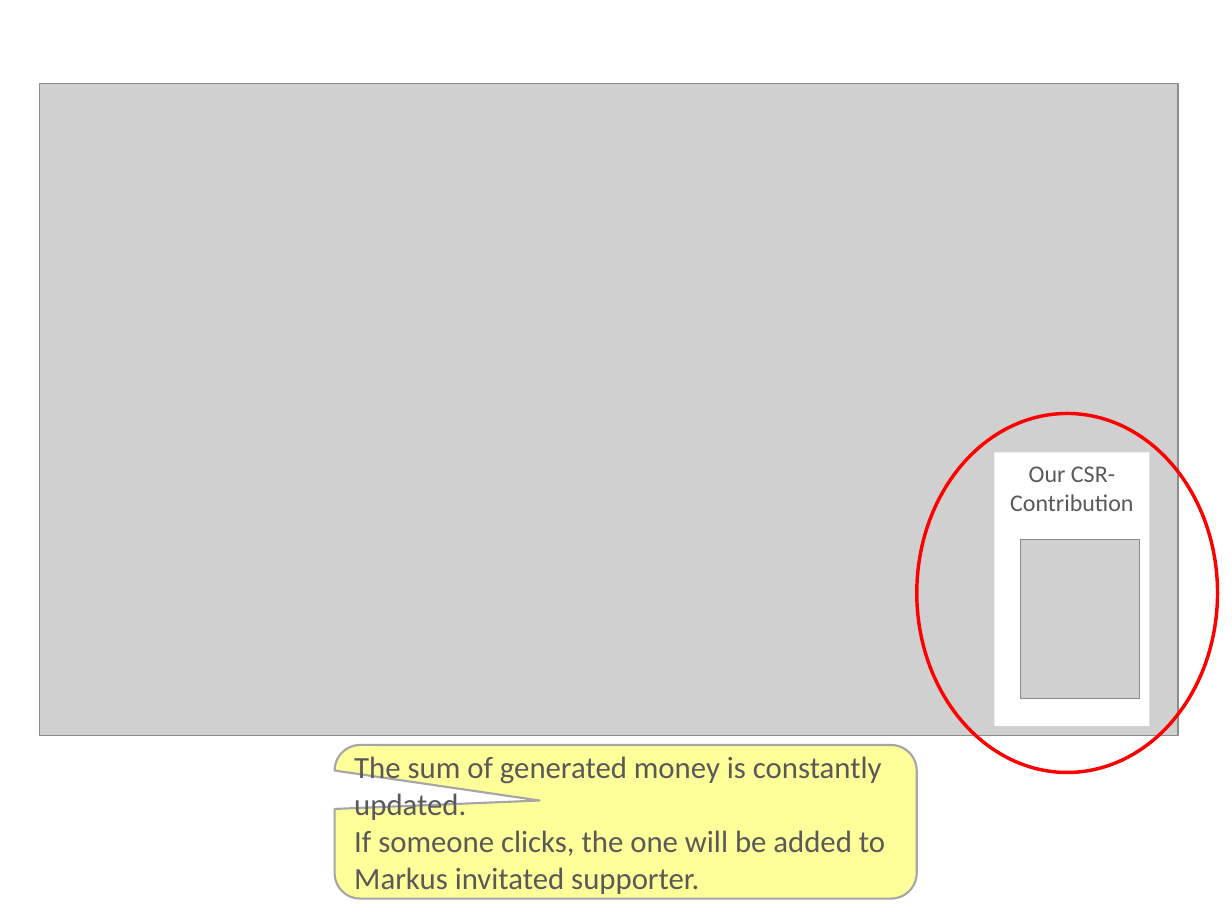
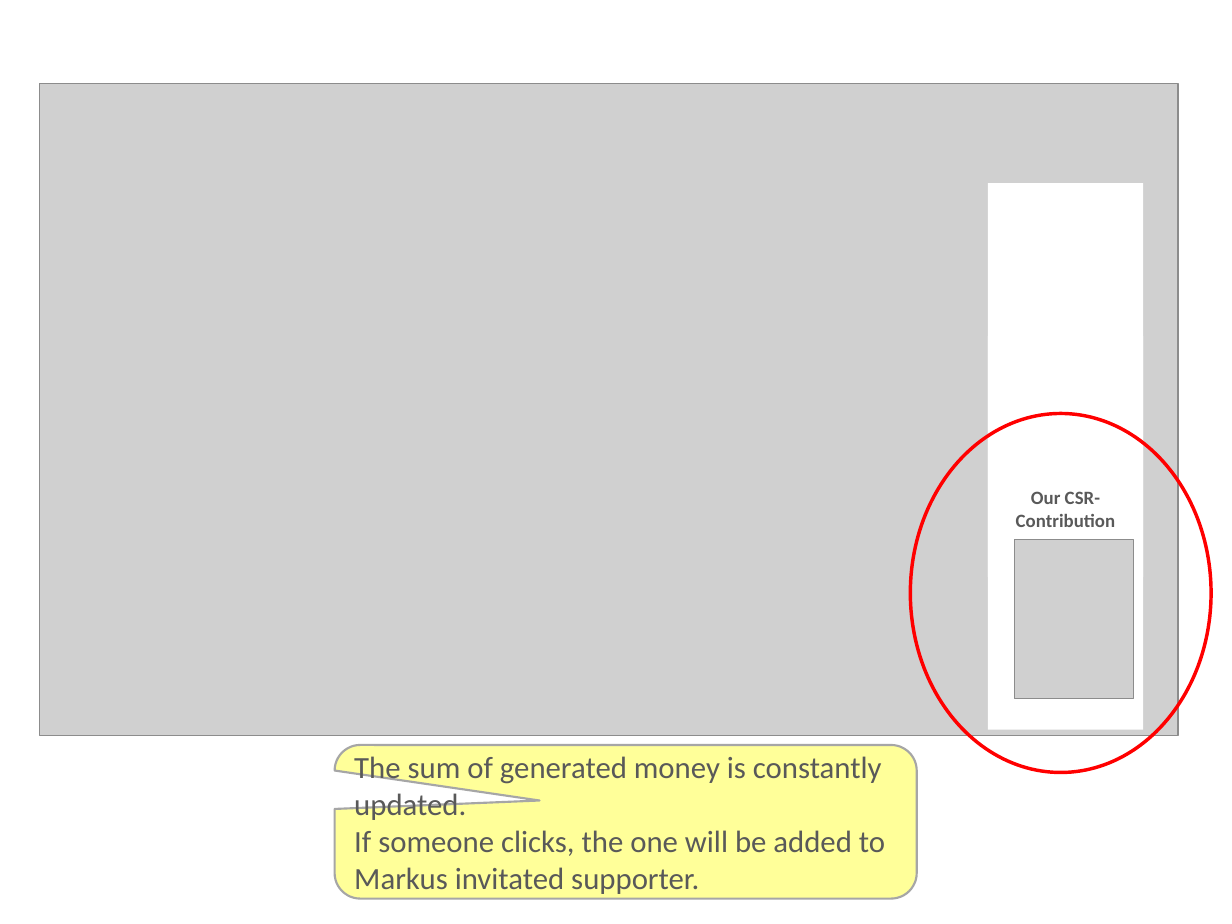
Before and after one commit to MoritzTheile/com.supeyou, a slide deck: slide 16 of com.supeyou.project/doc/SupeYou.pptx. Drawn at 1232x924 pixels with LibreOffice and Linux fonts; fonts in the diff are those of the drawing; grey boxes stand for pictures. Boxes give left, top, right and bottom in pixels: in the first picture for what was removed or moved away, otherwise in the second. Text is boxed around its words. In the diff, an @@ line names an element or a change of style, - is before the commit and + after.

```diff
--- a/com.supeyou.project/doc/SupeYou.pptx
+++ b/com.supeyou.project/doc/SupeYou.pptx
@@ rectangle added at (x1=988, y1=184, x2=1143, y2=578), fill #FFFFFF @@
@@ rectangle "Our CSR-Contribution" resized from (x1=994, y1=452, x2=1149, y2=726) to (x1=988, y1=336, x2=1143, y2=731) @@
@@ rectangle "Our CSR-Contribution" at (x1=988, y1=336, x2=1143, y2=731): size 14 to 11 pt, bold on @@
@@ ellipse moved from (x1=917, y1=414, x2=1217, y2=772) to (x1=910, y1=414, x2=1211, y2=772) @@
@@ picture moved from (x1=1021, y1=540, x2=1141, y2=699) to (x1=1014, y1=540, x2=1133, y2=699) @@
```
Also in this commit, not shown: 3 slides removed, 4 other files.
